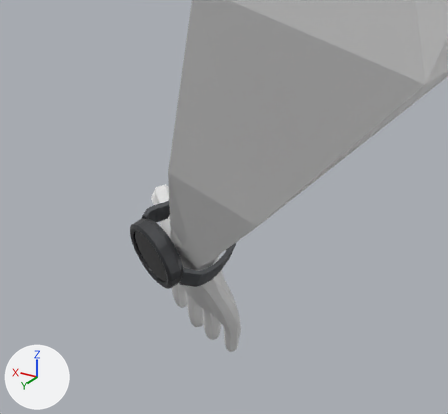
Two versions of the Blender file promo/models/v6.blend, one commit apart.
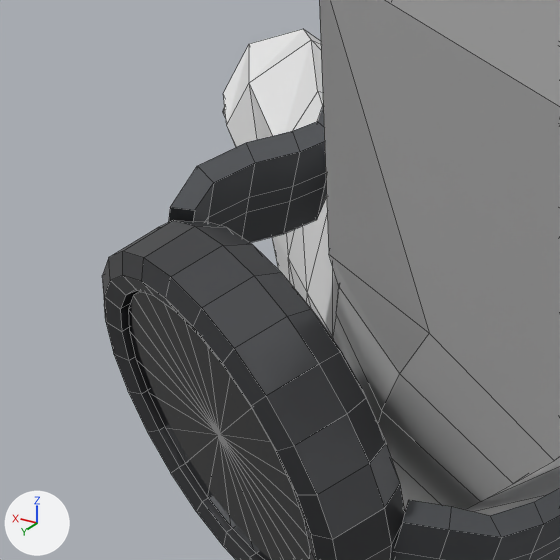
There are two pictures of each version: one from a camera (50 mm lens) standing at (0.249, 0.126, 1.081) and looking at (0.428, -0.172, 0.932), one close up on the part from 25% to 47% of the width and 43% to 67% of the height. Arrows for +X, +Y and +Z are at lower left; the lights stay in place. The first two pictures are the older version. The close-ups show mesh edges as thin lines.

Objects in the first close-up: 'V5_Body', 'Watch_Case', 'Watch_Display', 'Watch_Strap'.
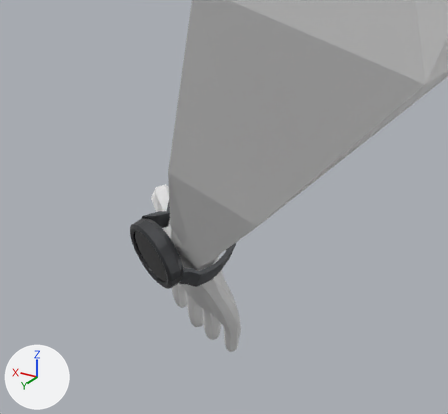
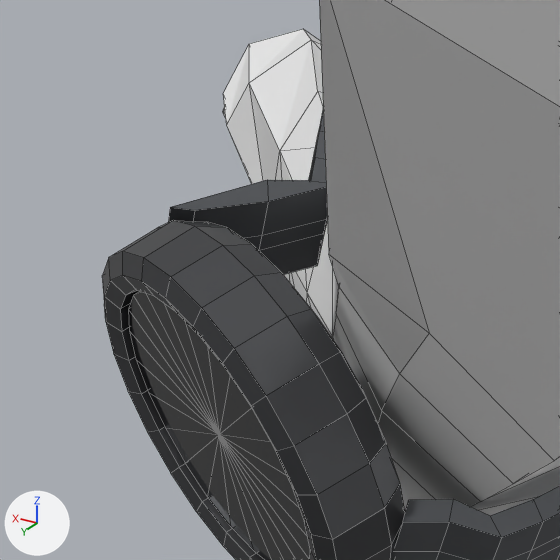
Pixel boxes (x1, y1, x2, y2) of what changed, in the close-ups (560 x 560 px; the box of a moved part takes in the faces that stretch with it):
'Watch_Strap', reshaped
    before: (168, 107, 560, 560)
    after: (168, 112, 560, 560)
part 1 of me_watch_strap, moved or reshaped
    before: (171, 107, 327, 243)
    after: (172, 112, 328, 274)
part 2 of me_watch_strap, moved or reshaped
    both: (395, 522, 501, 560)
part 3 of me_watch_strap, moved or reshaped
    before: (403, 500, 501, 537)
    after: (403, 499, 501, 537)
part 4 of me_watch_strap, moved or reshaped
    before: (491, 502, 544, 560)
    after: (491, 499, 543, 560)

The change, as a diff of the scene's bpy script:
```diff
--- a/promo/models/v6.blend.py
+++ b/promo/models/v6.blend.py
@@ me_watch_strap @@
 # used by ob_watch_strap; parent = ob_lowpolywatch; location = (0.0, 0.0, 0.0)
-me_watch_strap.from_pydata(...)  # 292 vertices, 288 faces; spans x -0.01..0.01, y -0.0298..0.0299, z -0.0553..-0.007
+me_watch_strap.from_pydata(...)  # 292 vertices, 288 faces; spans x -0.01..0.01, y -0.0298..0.0297, z -0.0553..-0.007
+# me_watch_strap part 1: 32 of 292 vertices moved; they spanned x -0.01..0.01, y -0.0239..-0.019, z -0.0267..-0.0122 and now span x -0.01..0.01, y -0.0205..-0.0143, z -0.0276..-0.0162; mean shift (0.0, 0.0041, -0.0027); largest move (-0.01, -0.021, -0.0176) -> (-0.01, -0.0143, -0.0234)
+# me_watch_strap part 2: all 4 vertices in x -0.01..0.01, y 0.0247, z -0.0106 are moved by (0.0, -0.0007, -0.0005)
+# me_watch_strap part 3: all 4 vertices in x -0.01..0.01, y 0.0227, z -0.0123 are moved by (0.0, -0.0006, -0.0007)
+# me_watch_strap part 4: all 8 vertices in x -0.01..0.01, y 0.027..0.0295, z -0.0198..-0.0192 are moved by (0.0, -0.0003, -0.0001)
+# other edits to the shape of me_watch_strap do not show in these pictures
 me_watch_strap.materials.append(mat_watch_strap_darkgray)
```
